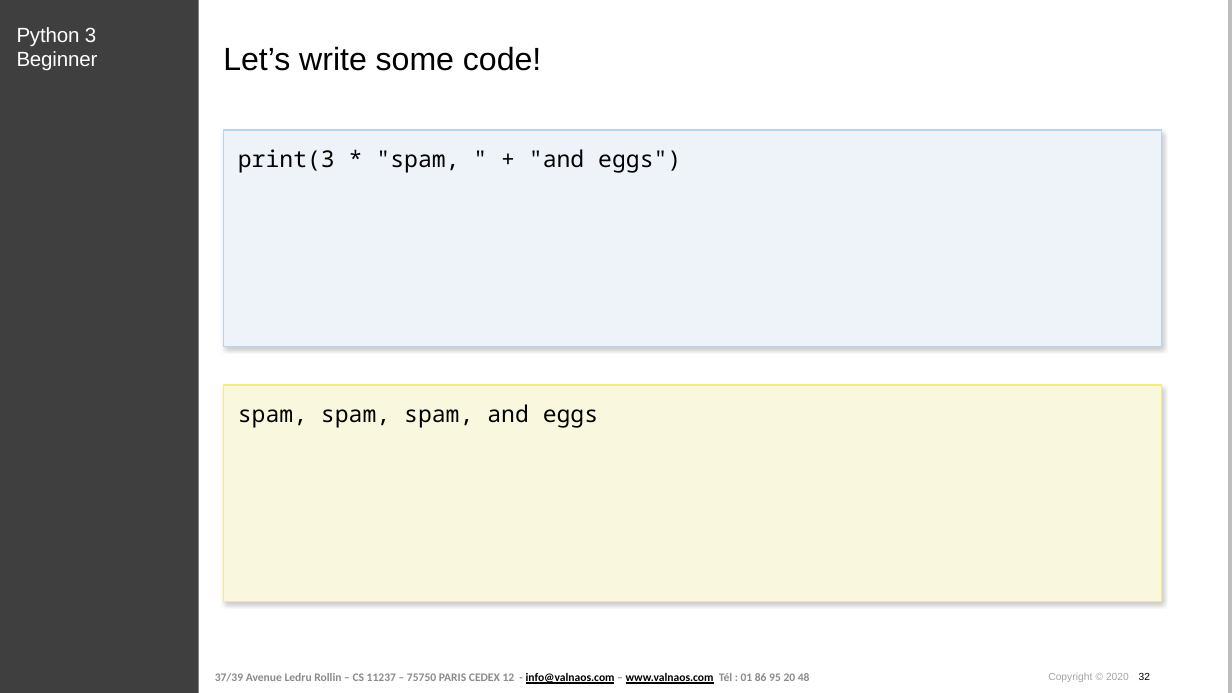
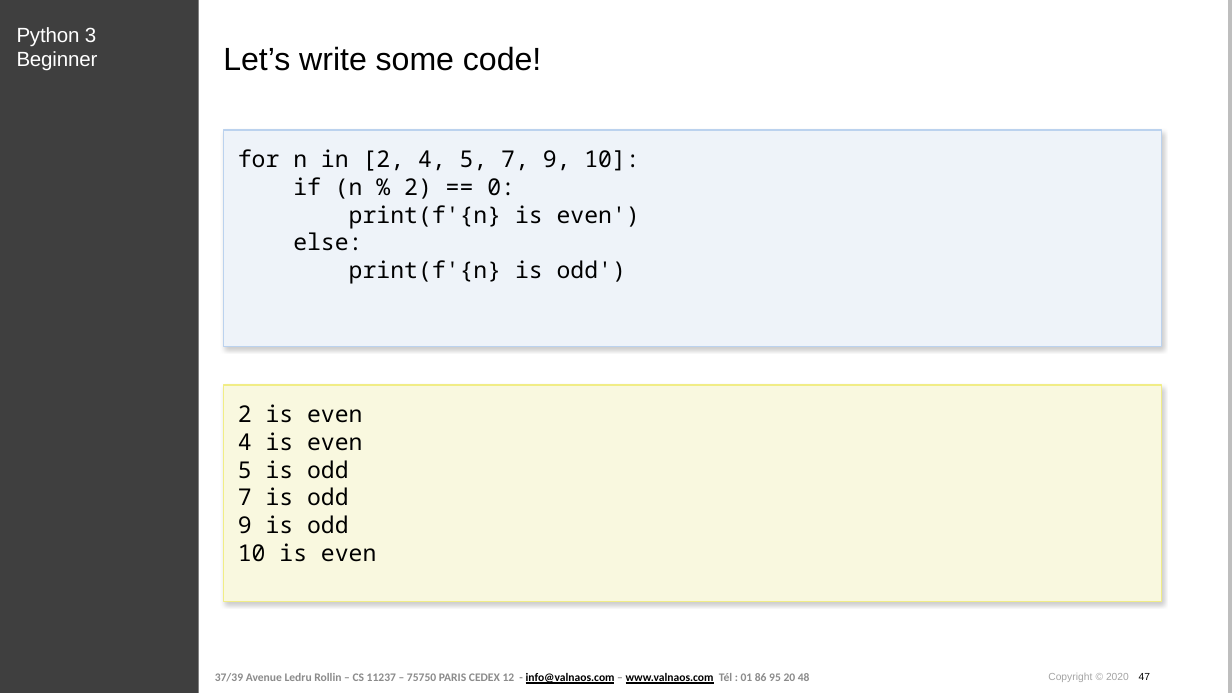
Before and after one commit to cstar-industries/python-3-beginner, a slide deck: slide 47 of 002-Control-Flow/Control Flow - Slides.pptx (slide 32 before the commit). Drawn at 1232x693 pixels with LibreOffice and Linux fonts; fonts in the diff are those of the drawing; background and template pictures are left out. Boxes give left, top, right and bottom in pixels: in the first picture for what was removed or moved away, otherwise in the second. Text is boxed around its words. In the diff, an @@ line names an element or a change of style, - is before the commit and + after.

```diff
--- a/002-Control-Flow/Control Flow - Slides.pptx
+++ b/002-Control-Flow/Control Flow - Slides.pptx
@@ text at bbox=[238, 149, 640, 284]: text changed @@
-print(3 * "spam, " + "and eggs")
+for n in [2, 4, 5, 7, 9, 10]:
+if (n % 2) == 0:
+print(f'{n} is even')
+else:
+print(f'{n} is odd')
@@ text at bbox=[238, 404, 376, 562]: text changed @@
-spam, spam, spam, and eggs
+2 is even
+4 is even
+5 is odd
+7 is odd
+9 is odd
+10 is even
@@ text at bbox=[1048, 673, 1150, 682]: text changed @@
-Copyright © 2020 32
+Copyright © 2020 47
```
Also in this commit, not shown: 10 other slides changed, 41 slides added, 11 slides removed, 1 other file.
